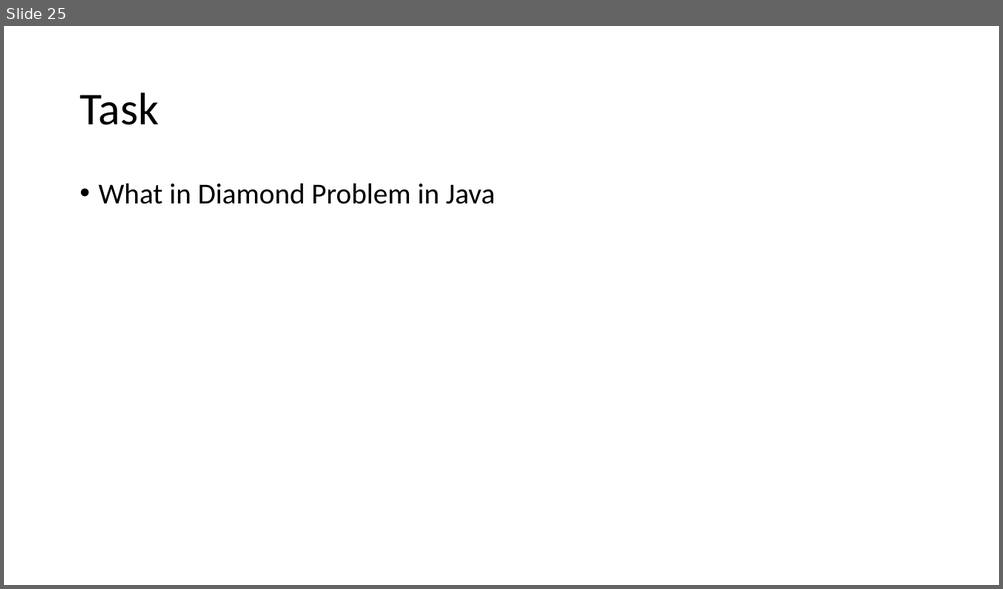
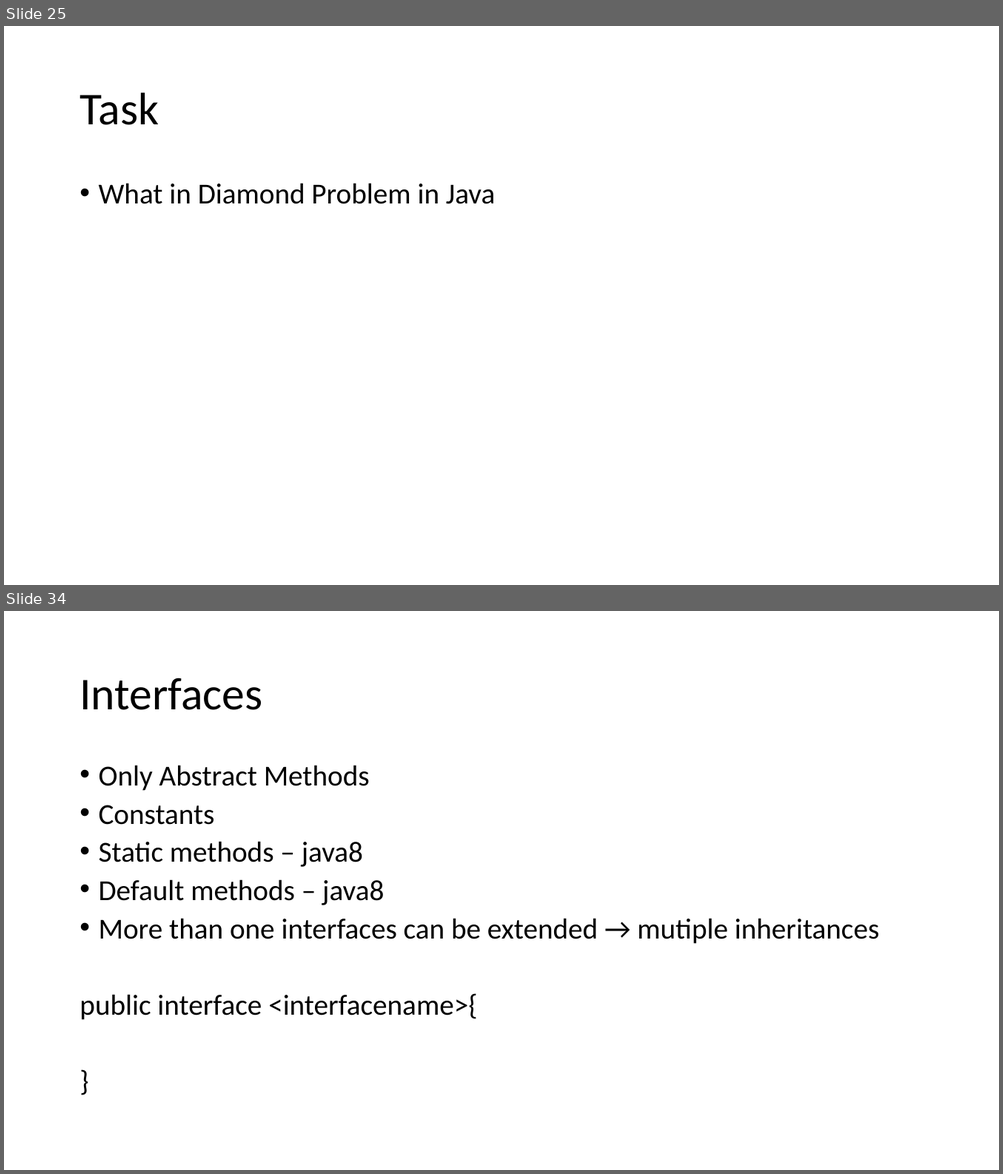
Before and after one commit to caprepo/java-jul, a slide deck: Java.pptx. Shown one above the other, each under a label of ours: slide 25 before the commit, slides 25 and 34 after it; the slides between them are not shown. The pictures are 1003x589 and 1003x1174 pixels, drawn with LibreOffice and Linux fonts; fonts in the diff are those of the drawing. Boxes give left, top, right and bottom in pixels: in the first picture for what was removed or moved away, otherwise in the second. Text is boxed around its words. In the diff, an @@ line names an element or a change of style, - is before the commit and + after.

```diff
--- a/Java.pptx
+++ b/Java.pptx
@@ slide 34 added at (4, 611, 999, 1170), background #FFFFFF @@
@@ title added at (79, 678, 262, 710), 44 pt, text #000000 @@
+Interfaces
@@ text added at (79, 765, 879, 1020), 28 pt, text #000000 @@
+• Only Abstract Methods
+• Constants
+• Static methods – java8
+• Default methods – java8
+• More than one interfaces can be extended → mutiple inheritances
+public interface <interfacename>{
+}
```
Also in this commit, not shown: 1 slide changed, 20 other slides added, 1 other file.
